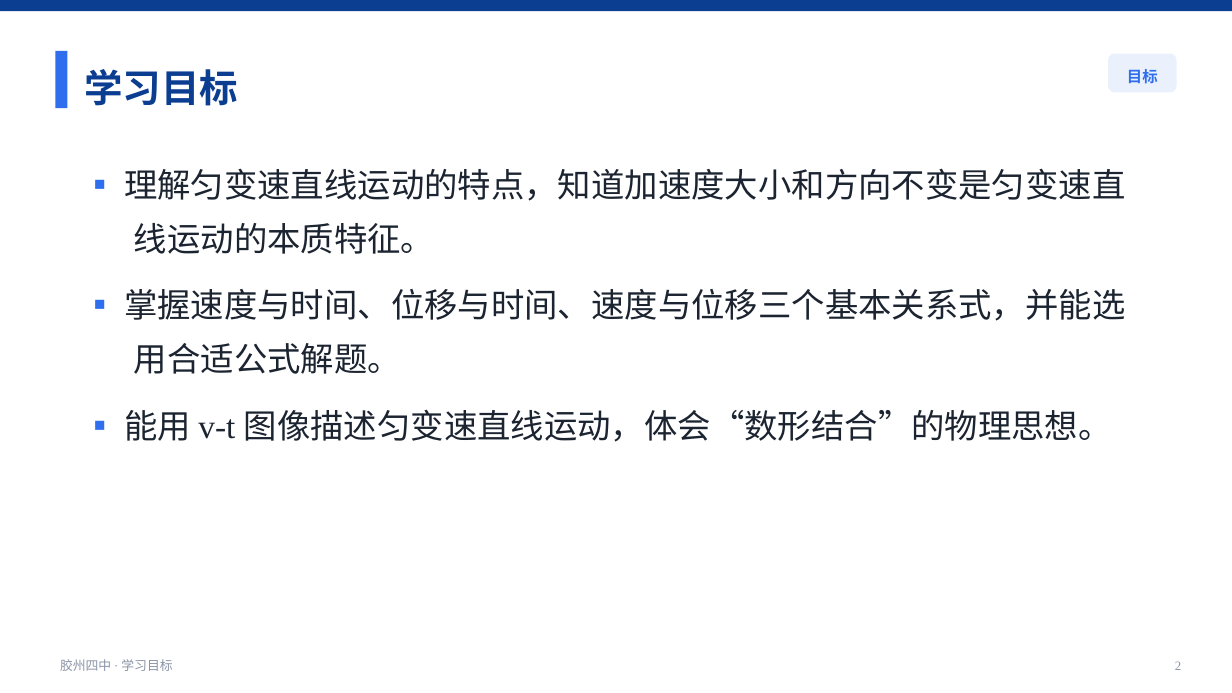
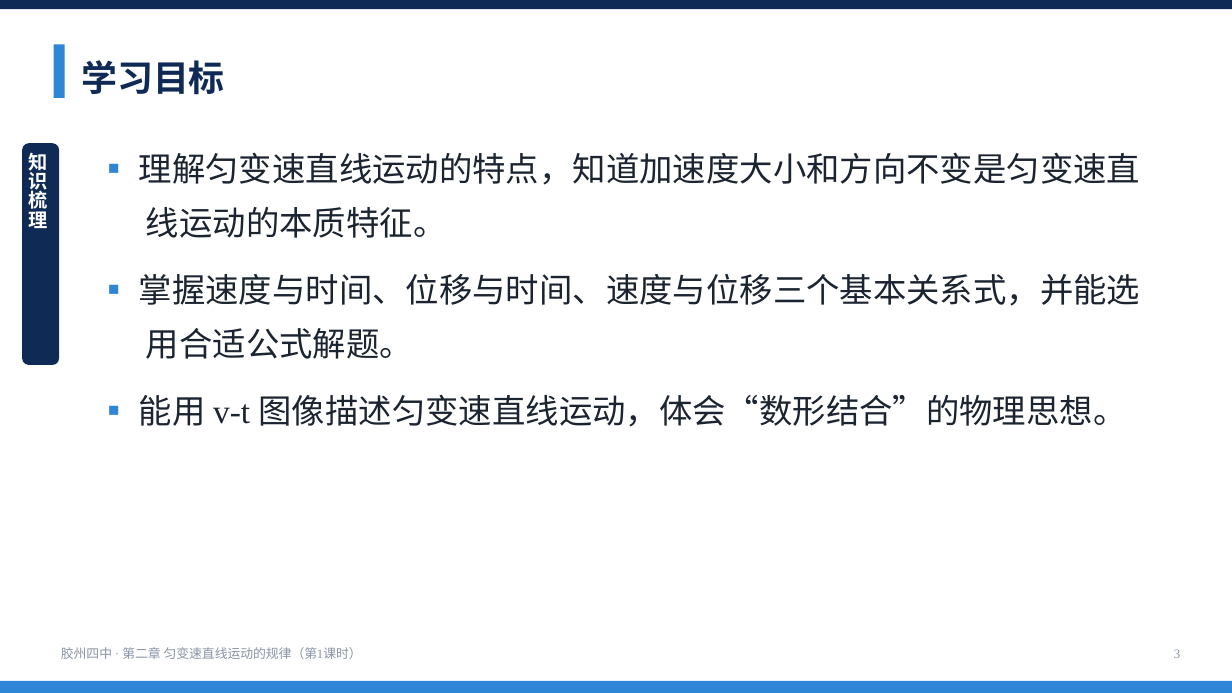
Before and after one commit to wohongshi/jszz, a slide deck: slide 3 of examples/preview/sample_xuean.pptx (slide 2 before the commit). Drawn at 1232x693 pixels with LibreOffice and Linux fonts; fonts in the diff are those of the drawing. Boxes give left, top, right and bottom in pixels: in the first picture for what was removed or moved away, otherwise in the second. Text is boxed around its words. In the diff, an @@ line names an element or a change of style, - is before the commit and + after.

```diff
--- a/examples/preview/sample_xuean.pptx
+++ b/examples/preview/sample_xuean.pptx
@@ rectangle at box(0, 0, 1232, 9): fill #0B3D91 to #0F2B55 @@
@@ rectangle: place and size @@
-rectangle at box(55, 51, 67, 108)
+rectangle at box(54, 44, 65, 98)
@@ rectangle at box(54, 44, 65, 98): fill #2F6FED to #2E86D6 @@
@@ text "学习目标": place and size @@
-text "学习目标" at box(84, 69, 238, 106)
+text "学习目标" at box(81, 60, 225, 95)
@@ text "学习目标" at box(81, 60, 225, 95): size 30 to 28 pt, text colour #0B3D91 to #0F2B55; line spacing 1.25 to 1.3 @@
@@ rounded rectangle removed at box(1108, 54, 1177, 92) @@
@@ text removed at box(1127, 69, 1158, 84) @@
-目标
@@ rounded rectangle added at box(22, 143, 59, 365), fill #0F2B55 @@
@@ text added at box(28, 149, 47, 233), 15 pt, text #FFFFFF, bold @@
+知识梳理
@@ text "▪ 理解匀变速直线运动的特点，知道加速度大小和方向不变是匀变速直线运动的本质特征。": place and size @@
-text "▪ 理解匀变速直线运动的特点，知道加速度大小和方向不变是匀变速直线运动的本质特征。" at box(124, 168, 1125, 442)
+text "▪ 理解匀变速直线运动的特点，知道加速度大小和方向不变是匀变速直线运动的本质特征。" at box(139, 152, 1140, 427)
@@ text "▪ 理解匀变速直线运动的特点，知道加速度大小和方向不变是匀变速直线运动的本质特征。" at box(139, 152, 1140, 427): text colour #2F6FED to #2E86D6 in "▪", "▪", "▪"; indent changed @@
@@ text at box(61, 647, 362, 659): text changed @@
-胶州四中 · 学习目标
+胶州四中 · 第二章 匀变速直线运动的规律（第1课时）
@@ text added at box(1174, 649, 1180, 658), 10 pt, text #8A94A6 @@
+3
@@ rectangle added at box(0, 681, 1232, 693), fill #2E86D6 @@
@@ text removed at box(1175, 661, 1181, 670) @@
-2
```
Also in this commit, not shown: 19 other slides changed, 6 slides added, 28 other files.
